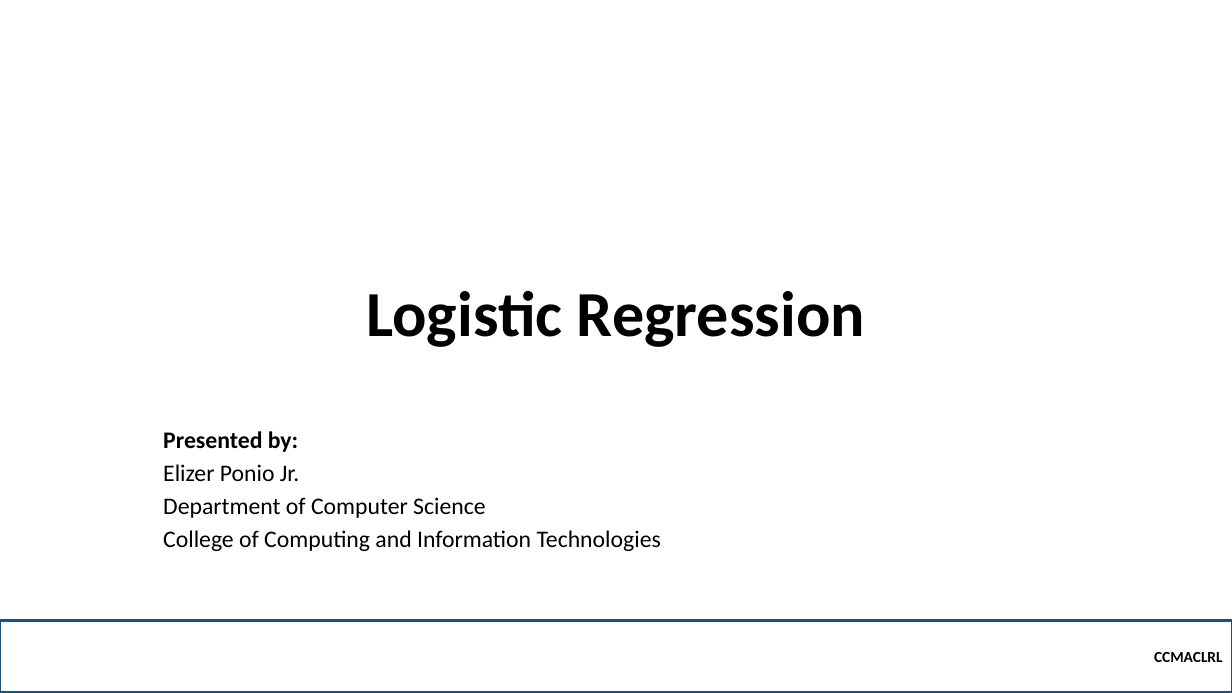
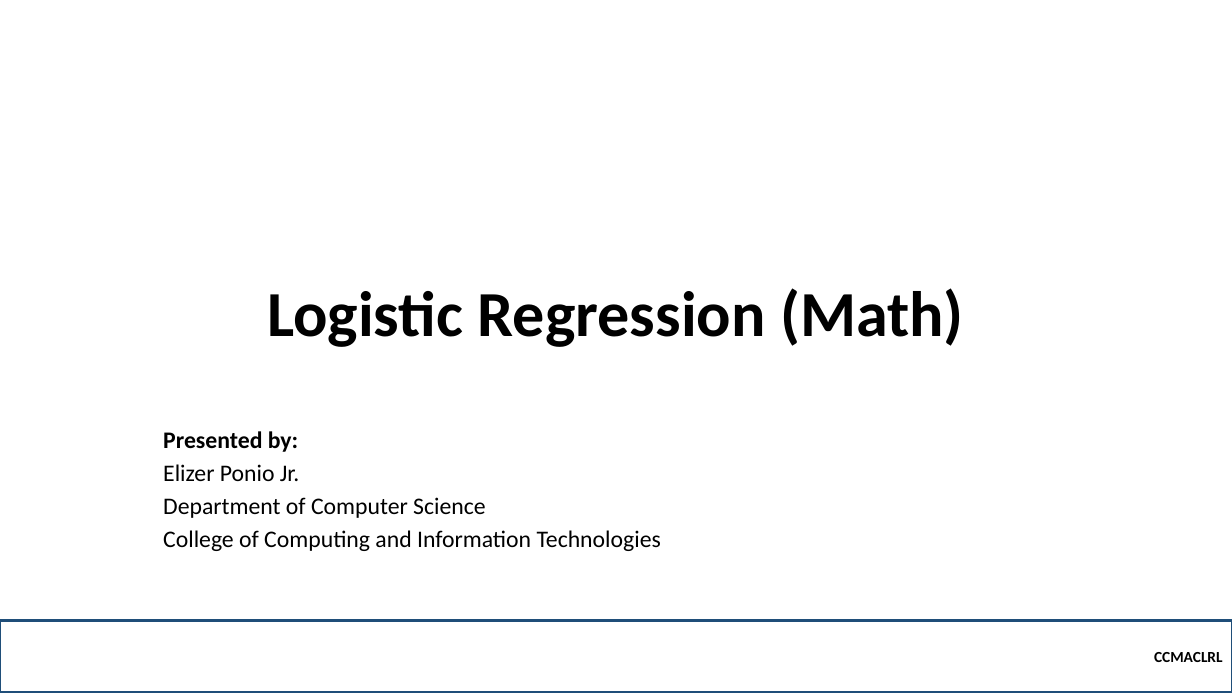
Before and after one commit to robitussin/CCMACLRL, a slide deck: slide 1 of 5 - Logistic Regression/Logistic Regression (Math).pptx. Drawn at 1232x693 pixels with LibreOffice and Linux fonts; fonts in the diff are those of the drawing; background and template pictures are left out. Boxes give left, top, right and bottom in pixels: in the first picture for what was removed or moved away, otherwise in the second. Text is boxed around its words. In the diff, an @@ line names an element or a change of style, - is before the commit and + after.

Commit message:
Created draft slide of math on logisitic regression

```diff
--- a/5 - Logistic Regression/Logistic Regression (Math).pptx
+++ b/5 - Logistic Regression/Logistic Regression (Math).pptx
@@ title at (267, 288, 964, 347): text changed @@
-Logistic Regression
+Logistic Regression (Math)
```
Also in this commit, not shown: 9 other slides changed, 33 slides removed, 1 other file.
